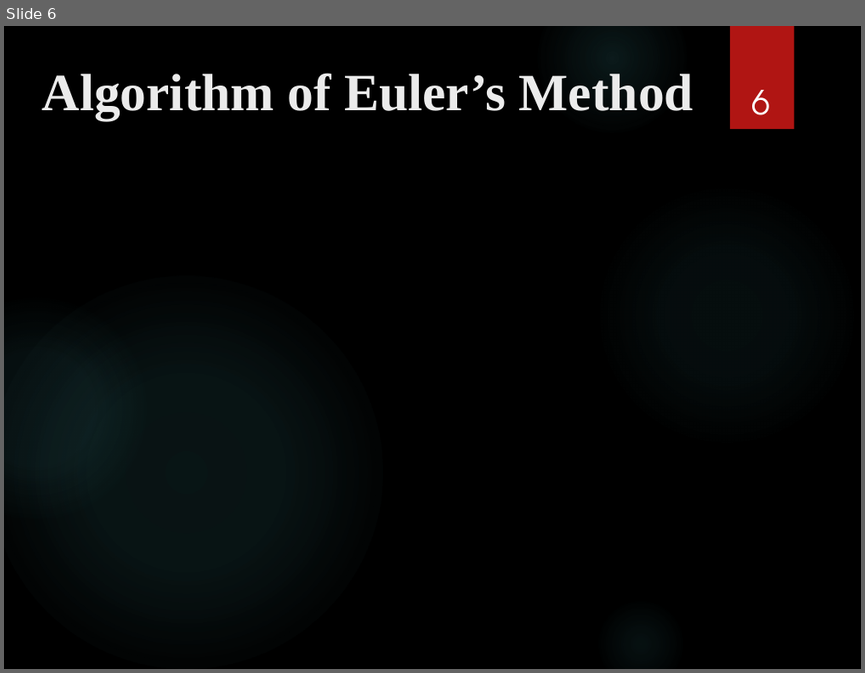
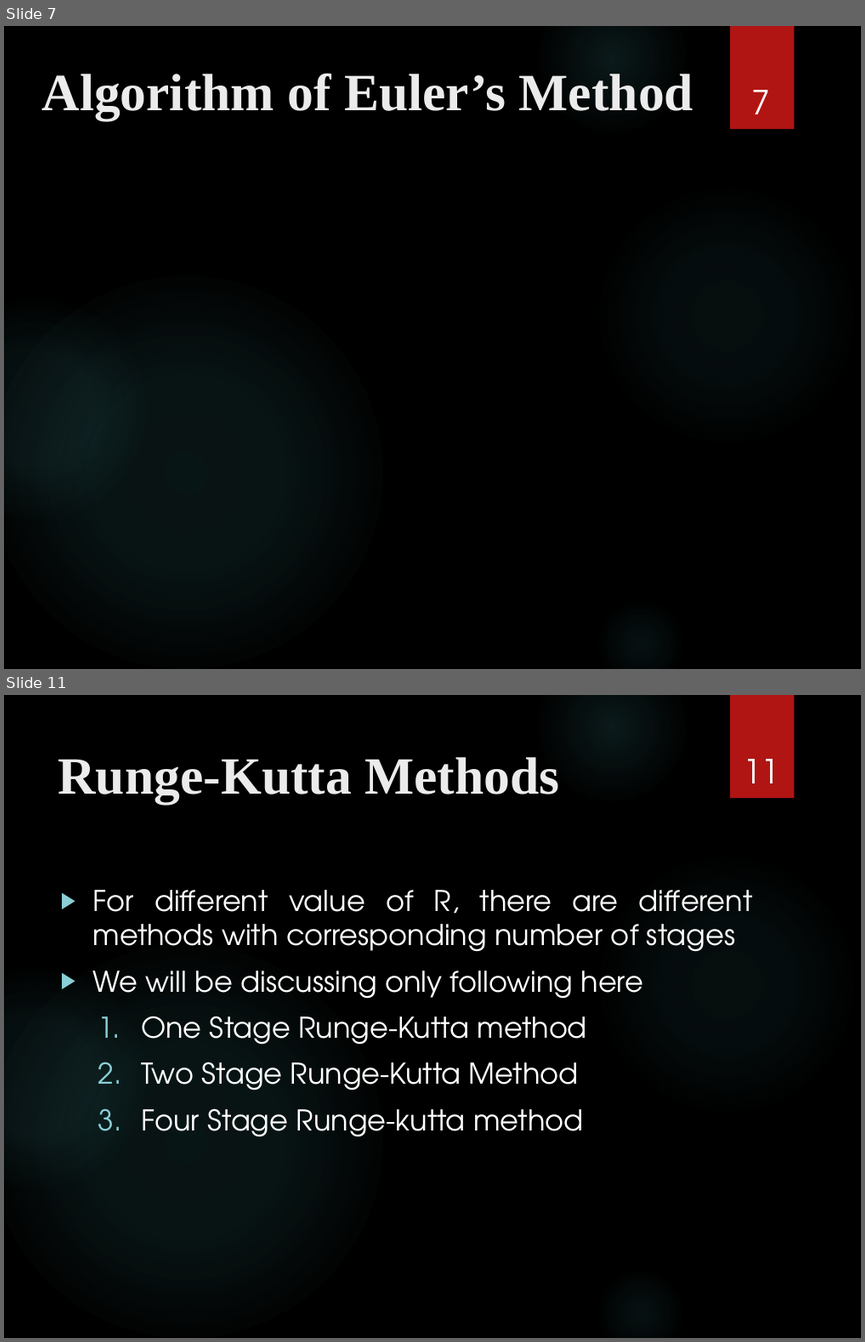
Before and after one commit to deshabhakt/Sem-II, a slide deck: NumericalMethods/Assignment-3/Prensentation.pptx. Shown one above the other, each under a label of ours: slide 6 before the commit, slides 7 and 11 after it; the slides between them are not shown. The pictures are 865x673 and 865x1342 pixels, drawn with LibreOffice and Linux fonts; fonts in the diff are those of the drawing; grey boxes stand for pictures; background and template pictures are left out. Boxes give left, top, right and bottom in pixels: in the first picture for what was removed or moved away, otherwise in the second. Text is boxed around its words. In the diff, an @@ line names an element or a change of style, - is before the commit and + after.

```diff
--- a/NumericalMethods/Assignment-3/Prensentation.pptx
+++ b/NumericalMethods/Assignment-3/Prensentation.pptx
@@ slide 11 added at (4,695,861,1338), background picture (left out); not listed: 6 template elements that a slide beside it also shows @@
@@ title added at (58,757,559,804), 44 pt, text #EBEBEB, bold @@
+Runge-Kutta Methods
@@ page number added at (743,759,779,799), 28 pt, text #FFFFFF @@
+11
@@ text added at (92,890,753,1137), 24 pt, text #FFFFFF @@
+▶ For different value of R, there are different methods with corresponding number of stages
+▶ We will be discussing only following here
+  1. One Stage Runge-Kutta method
+  2. Two Stage Runge-Kutta Method
+  3. Four Stage Runge-kutta method
@@ what was slide 6 is now slide 7 @@
@@ page number at (752,90,771,130): text changed @@
-6
+7
```
Also in this commit, not shown: 4 slides changed, 17 other slides added, 1 slide removed, 16 other files.
